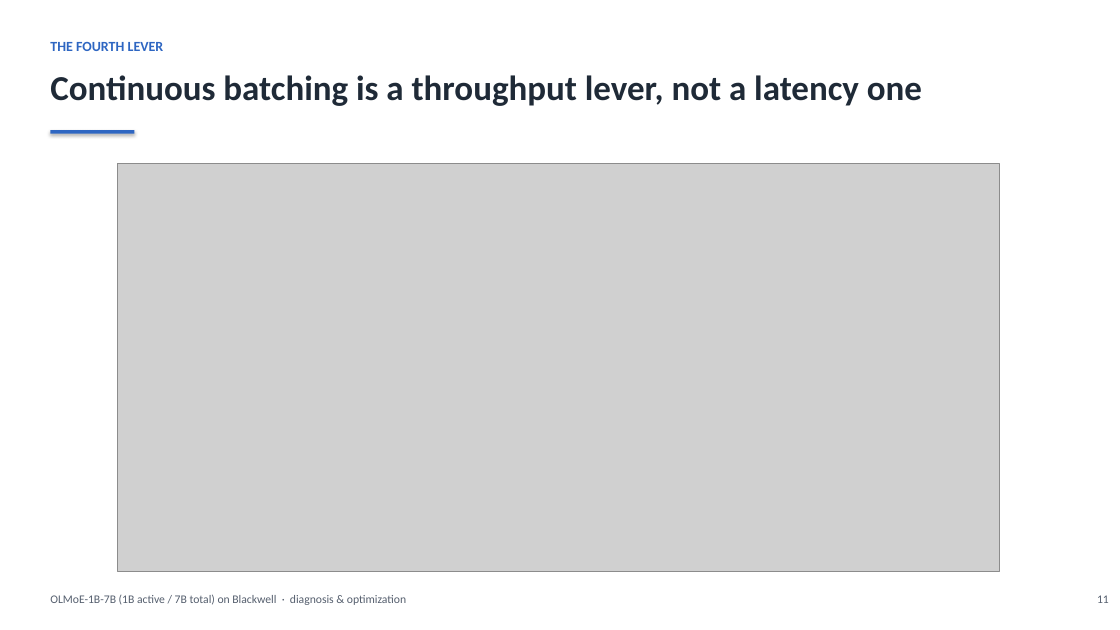
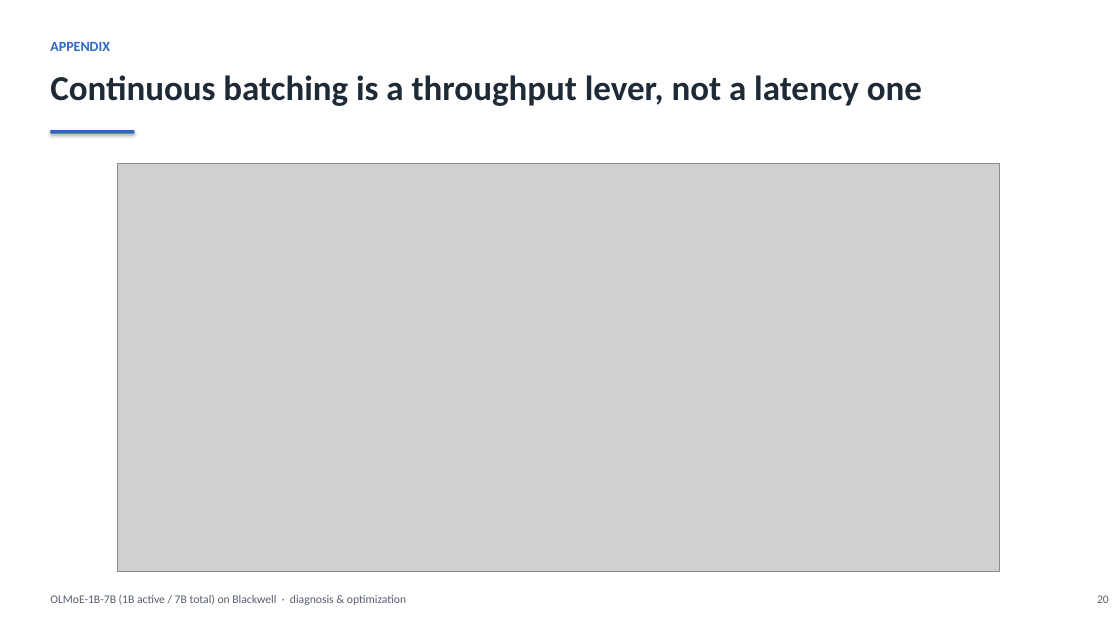
Before and after one commit to harishvs/moe-inference-optimize, a slide deck: slide 20 of talk/deck.pptx (slide 11 before the commit). Drawn at 1120x630 pixels with LibreOffice and Linux fonts; fonts in the diff are those of the drawing; grey boxes stand for pictures. Boxes give left, top, right and bottom in pixels: in the first picture for what was removed or moved away, otherwise in the second. Text is boxed around its words. In the diff, an @@ line names an element or a change of style, - is before the commit and + after.

```diff
--- a/talk/deck.pptx
+++ b/talk/deck.pptx
@@ text at (50,42,110,51): text changed @@
-THE FOURTH LEVER
+APPENDIX
@@ text at (1097,595,1109,603): text changed @@
-11
+20
```
Also in this commit, not shown: 14 other slides changed, 2 slides added, 2 slides removed, 40 other files.
